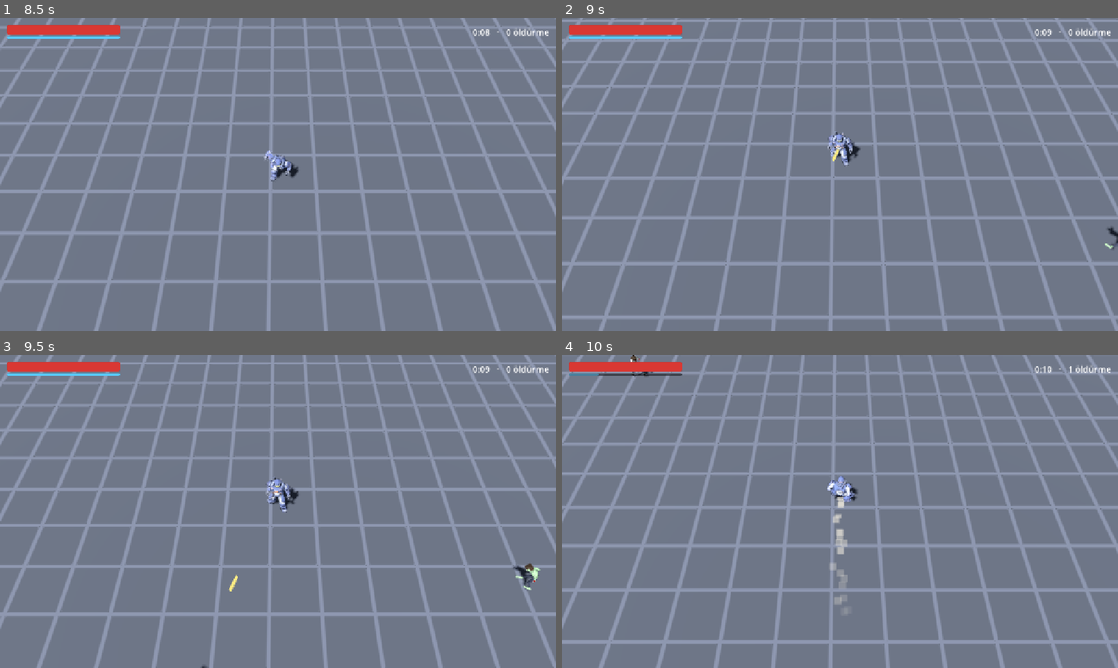
Above: before the commit, frames 1-4 (two rows, left to right).
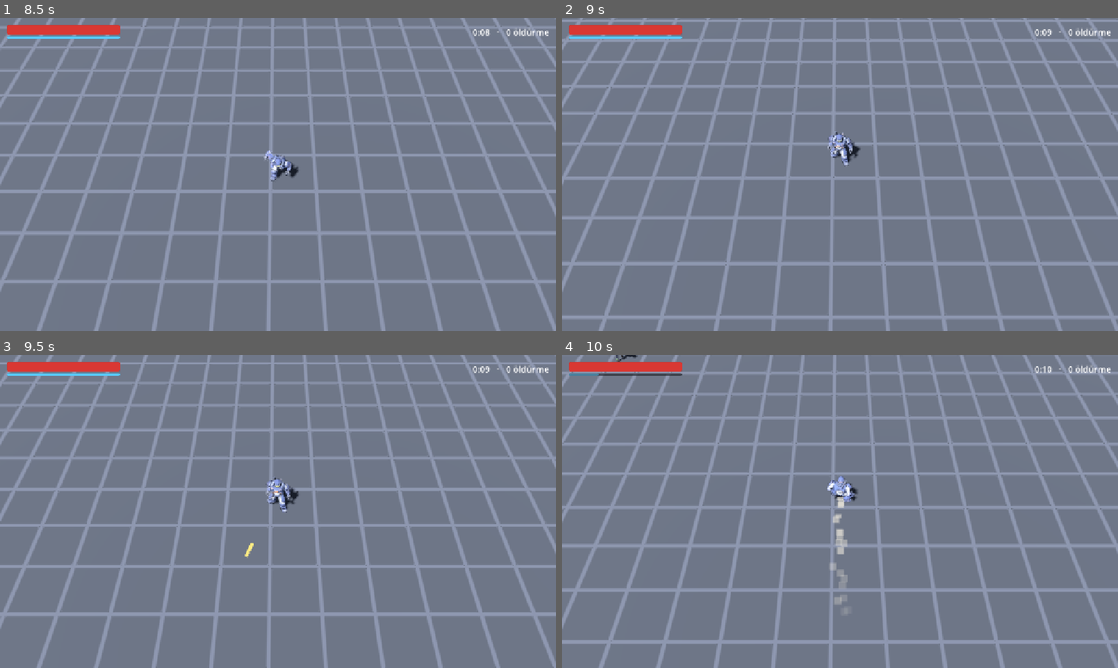
Above: after the commit, the same moments.

Repository: AIVoidLabs/Deadzone-Last-Stand
Game: Godot game, scene res://scenes/main.tscn
Same seed, same stepped clock (60 frames per second), same inputs: the game is played once before the commit and once after it.
Inputs (mouse positions are in pixels of both pictures, inside the frame that each line leads up to):
- Up to frame 1 (8.5 s): tap Enter at 0.5 s; move the mouse to (400, 158) at 0.52 s; hold D (move_right) 0.53-1.25 s; tap Space (dash) at 0.6, 3.6, 6.6 s; click (400, 158) at 0.67 s; drag from (166, 190) to (250, 237) at 1.27 s; move the mouse to (333, 105) at 2.02 s; hold D (move_right) 2.03-2.75 s; tap Alt at 2.1, 5.1, 8.1 s; drag from (250, 237) to (111, 127) at 2.77 s; move the mouse to (444, 221) at 3.52 s; hold A (move_left) 3.53-4.25 s; drag from (111, 127) to (194, 96) at 4.27 s; move the mouse to (305, 174) at 5.02 s; hold S (move_down) 5.03-5.75 s; click (305, 174) at 5.17 s; drag from (194, 96) to (166, 190) at 5.77 s; move the mouse to (400, 158) at 6.52 s; hold W (move_up) 6.53-7.25 s; drag from (166, 190) to (250, 237) at 7.27 s; move the mouse to (333, 105) at 8.02 s; hold S (move_down) from 8.03 s (still down)
- Up to frame 2 (9 s): release S (move_down) at 8.75 s; drag from (812, 237) to (673, 127) at 8.77 s
- Up to frame 3 (9.5 s): no input
- Up to frame 4 (10 s): move the mouse to (1006, 558) at 9.52 s; hold W (move_up) from 9.53 s (still down); tap Space (dash) at 9.6 s; click (1006, 558) at 9.67 s

Frame 1 is identical in both runs. In frame 2, less than 0.1% of the frame differs, in the area x 48-100%, y 41-74%; in frame 3, 0.3%, in the area x 36-98%, y 60-100%; in frame 4, less than 0.1%.

Commit message:
feat: zombi durum makinesi ve hazırlıklı saldırı (4.3) - doğma, kovalama, hazırlık, vuruş, toparlanma
Co-Authored-By: Claude Fable 5.2 <noreply@anthropic.com>

Diff:
--- a/scripts/data/enemy_data.gd
+++ b/scripts/data/enemy_data.gd
@@ -11,6 +11,15 @@
 		"speed": 2.6,
 		"contact_damage": 10.0,
 		"radius": 0.45,
+		# Saldırı (sn ve m): askere temas mesafesinin üstüne attack_range kadar yaklaşınca hazırlanır,
+		# attack_windup sonra vurur; asker o an temas + attack_hit_range içindeyse hasar alır.
+		"attack_range": 0.35,
+		"attack_hit_range": 0.9,
+		"attack_windup": 0.5,
+		"attack_recover": 0.6,
+		# Saldırı klibinde vuruşun indiği an (sn); klip hızı hazırlık süresine göre ayarlanır.
+		"attack_anim_hit_time": 0.7,
+		"spawn_time": 0.9,
 		"height": 1.6,
 		"color": Color(0.42, 0.6, 0.32),
 		# Klip adları ZombieClipData tablosundan; birden çok varsa zombi başına rastgele biri.
--- a/scripts/debug/capture.gd
+++ b/scripts/debug/capture.gd
@@ -5,7 +5,7 @@
 ## --capture-dash=S: görüntüden S saniye önce dash attırır.
 ## --capture-kill=S: görüntüden S saniye önce askeri öldürür (ölüm animasyonu denetimi).
 ## --camera-distance=M: kamera uzaklığını dener (karşılaştırma görüntüleri için).
-## --autopilot: asker ölümsüz, daire çizerek yürür.
+## --autopilot: asker ölümsüz, daire çizerek yürür. --god: asker ölümsüz ama yerinde durur.
 
 var player: Player
 var enemies: EnemyManager
@@ -48,6 +48,8 @@
 			camera.set_distance(arg.trim_prefix("--camera-distance=").to_float())
 		elif arg == "--autopilot":
 			_autopilot = true
+		elif arg == "--god":
+			player.god_mode = true
 		elif arg == "--debug-panel":
 			_show_panel = true
 	if _autopilot:
--- a/scripts/enemies/enemy_manager.gd
+++ b/scripts/enemies/enemy_manager.gd
@@ -27,6 +27,10 @@
 var _damage: PackedFloat32Array = PackedFloat32Array()
 var _radius: PackedFloat32Array = PackedFloat32Array()
 var _alive: PackedByteArray = PackedByteArray()
+var _state: PackedByteArray = PackedByteArray()
+## Süreli durumda kalan süre (sn).
+var _timer: PackedFloat32Array = PackedFloat32Array()
+var _rows: Array[Dictionary] = []
 var _nodes: Array[Zombie] = []
 var _pool: Array[Zombie] = []
 var _dead_count: int = 0
@@ -85,7 +89,7 @@
 
 
 func damage(index: int, amount: float) -> void:
-	if _alive[index] == 0:
+	if _alive[index] == 0 or not ZombieRules.can_take_damage(_state[index] as ZombieRules.State):
 		return
 	_hp[index] -= amount
 	_nodes[index].notify_hit(amount)
@@ -107,8 +111,17 @@
 	_damage.append(row["contact_damage"])
 	_radius.append(r)
 	_alive.append(1)
+	_state.append(ZombieRules.State.INACTIVE)
+	_timer.append(0.0)
+	_rows.append(row)
 	_nodes.append(z)
 	z.activate(Vector3(at.x, 0.0, at.y))
+	var index: int = _nodes.size() - 1
+	z.rotation.y = _yaw_towards(at, player.position_2d())
+	if Tuning.FEATURE_ZOMBIE_SPAWN_RISE:
+		_enter(index, ZombieRules.State.SPAWN, row["spawn_time"])
+	else:
+		_enter(index, ZombieRules.State.CHASE, 0.0)
 
 
 ## Debug ve ölçüm için: üst sınıra bakmadan count kadar zombi doğurur.
@@ -140,30 +153,70 @@
 	var target: Vector2 = player.position_2d()
 	var hittable: bool = player.is_hittable()
 	var solid: bool = not (Tuning.FEATURE_DASH_PASS_THROUGH and player.is_dashing())
+	var windup_attack: bool = Tuning.FEATURE_ZOMBIE_WINDUP_ATTACK
 	for i in _pos.size():
+		if _alive[i] == 0:
+			continue
+		var state: ZombieRules.State = _state[i] as ZombieRules.State
+		if ZombieRules.is_timed(state):
+			_timer[i] -= delta
+			if _timer[i] <= 0.0:
+				state = _on_timer(i, state, target)
 		var p: Vector2 = _pos[i]
 		var dir: Vector2 = Steering.seek(p, target)
 		var speed: float = _speed[i]
-		var vel: Vector2 = dir * speed
-		if Tuning.FEATURE_SEPARATION:
-			vel += Steering.separation(i, _pos, _grid, _radius[i] * 2.0) * Tuning.ENEMY_SEPARATION_STRENGTH
-		p += vel.limit_length(speed * Tuning.ENEMY_MAX_SPEED_FACTOR) * delta
-		# Askerle temas: içine girmez, temas ederse vurur.
+		if ZombieRules.can_move(state):
+			var vel: Vector2 = dir * speed
+			if Tuning.FEATURE_SEPARATION:
+				vel += Steering.separation(i, _pos, _grid, _radius[i] * 2.0) * Tuning.ENEMY_SEPARATION_STRENGTH
+			p += vel.limit_length(speed * Tuning.ENEMY_MAX_SPEED_FACTOR) * delta
+		# Askerle temas: içine girmez.
 		var reach: float = Tuning.PLAYER_RADIUS + _radius[i]
 		var away: Vector2 = p - target
 		var dist: float = away.length()
 		if solid and dist < reach:
-			if hittable:
+			if hittable and not windup_attack:
 				player.take_hit(_damage[i])
 				hittable = player.is_hittable()
 			p = target + (away / dist if dist > 0.0001 else -dir) * reach
+			dist = reach
 		var lim: float = _half - _radius[i]
 		p = p.clamp(Vector2(-lim, -lim), Vector2(lim, lim))
 		_pos[i] = p
 		var node: Zombie = _nodes[i]
 		node.position = Vector3(p.x, 0.0, p.y)
+		if state != ZombieRules.State.CHASE:
+			continue
+		# Yalnız kovalarken döner; hazırlanırken yönü kilitlidir, yana kaçan asker ıskalatır.
 		if dir != Vector2.ZERO:
 			node.rotation.y = atan2(dir.x, dir.y)
+		if windup_attack and ZombieRules.wants_attack(dist, reach, _rows[i]["attack_range"]):
+			_enter(i, ZombieRules.State.WINDUP, _rows[i]["attack_windup"])
+
+
+## Süresi dolan durumdan çıkar; hazırlık bittiyse vuruşu uygular. Dönüş: yeni durum.
+func _on_timer(index: int, state: ZombieRules.State, target: Vector2) -> ZombieRules.State:
+	var row: Dictionary = _rows[index]
+	var next: ZombieRules.State = ZombieRules.after_timer(state)
+	if state == ZombieRules.State.WINDUP:
+		var contact: float = Tuning.PLAYER_RADIUS + _radius[index]
+		if ZombieRules.strike_hits(_pos[index].distance_to(target), contact, row["attack_hit_range"]):
+			player.take_hit(_damage[index])
+		_enter(index, next, row["attack_recover"])
+	else:
+		_enter(index, next, 0.0)
+	return next
+
+
+func _enter(index: int, state: ZombieRules.State, duration: float) -> void:
+	_state[index] = state
+	_timer[index] = duration
+	_nodes[index].enter_state(state, duration)
+
+
+static func _yaw_towards(from: Vector2, to: Vector2) -> float:
+	var dir: Vector2 = Steering.seek(from, to)
+	return atan2(dir.x, dir.y)
 
 
 func _kill(index: int) -> void:
@@ -172,7 +225,7 @@
 	kills += 1
 	var node: Zombie = _nodes[index]
 	enemy_killed.emit(node.position)
-	node.kill()
+	node.deactivate()
 
 
 ## Ölenleri sondan takasla çıkarır. Sondan başa gidildiği için takaslanan hep canlıdır.
@@ -191,6 +244,9 @@
 				_damage[i] = _damage[last]
 				_radius[i] = _radius[last]
 				_alive[i] = _alive[last]
+				_state[i] = _state[last]
+				_timer[i] = _timer[last]
+				_rows[i] = _rows[last]
 				_nodes[i] = _nodes[last]
 			_pos.resize(last)
 			_hp.resize(last)
@@ -198,6 +254,9 @@
 			_damage.resize(last)
 			_radius.resize(last)
 			_alive.resize(last)
+			_state.resize(last)
+			_timer.resize(last)
+			_rows.resize(last)
 			_nodes.resize(last)
 		i -= 1
 	_dead_count = 0
--- a/scripts/enemies/zombie.gd
+++ b/scripts/enemies/zombie.gd
@@ -1,14 +1,14 @@
 class_name Zombie
 extends Node3D
-## Zombi gövdesi: yalnız konum ve yön. Can ve hareket EnemyManager'da;
-## görüntü sinyalle haber alır.
+## Zombi gövdesi: yalnız konum, yön ve durum bildirimi. Can, hareket ve durum geçişleri
+## EnemyManager'da; görüntü sinyalle haber alır.
 
 signal state_changed(new_state: int, old_state: int)
 signal event(event_name: StringName, data: Dictionary)
 
-enum State { INACTIVE, CHASE, DEAD }
-
-var state: State = State.INACTIVE
+var state: ZombieRules.State = ZombieRules.State.INACTIVE
+## Girilen durumun süresi (sn); görüntü animasyonu buna uydurur. Süresiz durumda 0.
+var state_duration: float = 0.0
 
 
 func _init() -> void:
@@ -26,21 +26,22 @@
 	position = at
 	visible = true
 	reset_physics_interpolation()
-	_set_state(State.CHASE)
+
+
+func enter_state(new_state: ZombieRules.State, duration: float = 0.0) -> void:
+	state_duration = duration
+	if new_state == state:
+		return
+	var old: ZombieRules.State = state
+	state = new_state
+	state_changed.emit(new_state, old)
 
 
 func notify_hit(amount: float) -> void:
 	event.emit(&"hit", {"amount": amount})
 
 
-func kill() -> void:
+## Havuza dönüş: görünmez ve durgun.
+func deactivate() -> void:
 	visible = false
-	_set_state(State.DEAD)
-
-
-func _set_state(new_state: State) -> void:
-	if new_state == state:
-		return
-	var old: State = state
-	state = new_state
-	state_changed.emit(new_state, old)
+	enter_state(ZombieRules.State.INACTIVE)
--- a/scripts/enemies/zombie_visual.gd
+++ b/scripts/enemies/zombie_visual.gd
@@ -12,7 +12,8 @@
 
 var _meshes: Array[MeshInstance3D] = []
 var _animation: AnimationPlayer
-var _walk_clips: Array = []
+var _row: Dictionary = {}
+var _body: Zombie
 var _flash_left: float = 0.0
 
 
@@ -25,9 +26,9 @@
 
 
 func _ready() -> void:
-	var body: Zombie = get_parent() as Zombie
-	body.event.connect(_on_event)
-	body.state_changed.connect(_on_state_changed)
+	_body = get_parent() as Zombie
+	_body.event.connect(_on_event)
+	_body.state_changed.connect(_on_state_changed)
 
 
 func _process(delta: float) -> void:
@@ -49,15 +50,25 @@
 
 
 func _on_state_changed(new_state: int, _old_state: int) -> void:
-	if new_state == Zombie.State.CHASE:
-		_start_walk()
-		return
-	_flash_left = 0.0
-	_set_flash(0.0)
-	set_process(false)
-	# Havuzdaki (görünmeyen) zombi animasyon hesaplamasın.
-	if _animation != null:
-		_animation.stop()
+	match new_state:
+		ZombieRules.State.SPAWN:
+			_play_timed(&"anim_spawn", 0.0, _body.state_duration)
+		ZombieRules.State.CHASE:
+			_start_walk()
+		ZombieRules.State.WINDUP:
+			# Klipteki vuruş anı hazırlığın sonuna denk gelsin.
+			_play_timed(&"anim_attack", _row.get("attack_anim_hit_time", 0.0), _body.state_duration)
+		ZombieRules.State.RECOVER:
+			# Saldırı klibi kendi hızında tamamlanır.
+			if _animation != null:
+				_animation.speed_scale = 1.0
+		ZombieRules.State.INACTIVE:
+			_flash_left = 0.0
+			_set_flash(0.0)
+			set_process(false)
+			# Havuzdaki (görünmeyen) zombi animasyon hesaplamasın.
+			if _animation != null:
+				_animation.stop()
 
 
 func _set_flash(value: float) -> void:
@@ -82,6 +93,7 @@
 
 
 func _apply_kind(row: Dictionary) -> void:
+	_row = row
 	var height: float = row["height"]
 	if _animation == null:
 		var box: MeshInstance3D = _meshes[0]
@@ -91,17 +103,37 @@
 		return
 	var size: float = randf_range(1.0 - Tuning.ZOMBIE_SCALE_VARIANCE, 1.0 + Tuning.ZOMBIE_SCALE_VARIANCE)
 	scale = Vector3.ONE * (size * height / Tuning.CHARACTER_MODEL_HEIGHT)
-	_walk_clips = row["anim_walk"]
 
 
 ## Yürüyüşü rastgele bir kareden ve biraz farklı hızda başlatır; sürü aynı adımda yürümez.
 func _start_walk() -> void:
-	if _animation == null or _walk_clips.is_empty():
+	var clip: StringName = _pick_clip(&"anim_walk")
+	if clip == &"":
 		return
 	var variance: float = Tuning.ZOMBIE_ANIM_SPEED_VARIANCE
 	_animation.speed_scale = randf_range(1.0 - variance, 1.0 + variance)
-	_animation.play(ZombieClips.full_name(_walk_clips.pick_random()))
+	_animation.play(clip, Tuning.ZOMBIE_ANIM_BLEND)
 	_animation.seek(randf() * _animation.current_animation_length)
+
+
+## Klibi baştan oynatır; marker_time (0 ise klibin sonu) tam duration saniyede gelecek hızda.
+func _play_timed(row_key: StringName, marker_time: float, duration: float) -> void:
+	var clip: StringName = _pick_clip(row_key)
+	if clip == &"":
+		return
+	var span: float = marker_time if marker_time > 0.0 else _animation.get_animation(clip).length
+	_animation.speed_scale = span / maxf(duration, 0.01)
+	_animation.play(clip, Tuning.ZOMBIE_ANIM_BLEND)
+	_animation.seek(0.0)
+
+
+func _pick_clip(row_key: StringName) -> StringName:
+	if _animation == null:
+		return &""
+	var clips: Array = _row.get(row_key, [])
+	if clips.is_empty():
+		return &""
+	return ZombieClips.full_name(clips.pick_random())
 
 
 static func _material_for(row: Dictionary) -> ShaderMaterial:
--- /dev/null
+++ b/scripts/game/zombie_rules.gd
@@ -0,0 +1,45 @@
+class_name ZombieRules
+extends RefCounted
+## Zombi durum makinesinin saf kuralları. Süreler ve menziller veri tablosundan parametreyle gelir.
+## Akış: SPAWN -> CHASE -> WINDUP -> (vuruş) -> RECOVER -> CHASE; STAGGER araya girer; DYING son.
+
+enum State { INACTIVE, SPAWN, CHASE, WINDUP, RECOVER, STAGGER, DYING }
+
+
+## Süreli bir durumun süresi dolunca geçilecek durum.
+static func after_timer(state: State) -> State:
+	match state:
+		State.WINDUP:
+			return State.RECOVER
+		State.DYING, State.INACTIVE:
+			return State.INACTIVE
+		_:
+			return State.CHASE
+
+
+## Yalnız kovalarken yürür; öbür durumlarda yerinde kalır (itilme ayrı işler).
+static func can_move(state: State) -> bool:
+	return state == State.CHASE
+
+
+static func is_timed(state: State) -> bool:
+	return state != State.CHASE and state != State.INACTIVE
+
+
+static func can_take_damage(state: State) -> bool:
+	return state != State.INACTIVE and state != State.DYING
+
+
+## Vuruşun hazırlığı sendelemeyle bozulur; doğarken ve ölürken sendeleme olmaz.
+static func can_stagger(state: State) -> bool:
+	return state == State.CHASE or state == State.WINDUP or state == State.RECOVER or state == State.STAGGER
+
+
+## contact: iki gövdenin yarıçap toplamı. attack_range: bunun üstüne saldırıyı başlatan pay.
+static func wants_attack(distance: float, contact: float, attack_range: float) -> bool:
+	return distance <= contact + attack_range
+
+
+## Hazırlık bitince vuruş, hedef hâlâ erişim içindeyse iner (kaçıldıysa boşa gider).
+static func strike_hits(distance: float, contact: float, hit_range: float) -> bool:
+	return distance <= contact + hit_range
--- a/scripts/tuning.gd
+++ b/scripts/tuning.gd
@@ -19,6 +19,10 @@
 const FEATURE_PLAYER_MODEL: bool = true
 ## Kapalıyken zombiler Aşama 1'deki kutularla çizilir.
 const FEATURE_ZOMBIE_MODEL: bool = true
+## Zombi saldırısı: açıkken kısa hazırlıktan sonra vurur (kaçılabilir); kapalıyken eski "değince hasar".
+const FEATURE_ZOMBIE_WINDUP_ATTACK: bool = true
+## Zombiler yerden doğrularak doğar; kapalıyken doğrudan yürümeye başlar.
+const FEATURE_ZOMBIE_SPAWN_RISE: bool = true
 ## Asker gövdesinin hıza ve dönüşe göre yatması.
 const FEATURE_PLAYER_LEAN: bool = true
 
@@ -81,6 +85,8 @@
 const ZOMBIE_ANIM_SPEED_VARIANCE: float = 0.15
 ## Zombi boyuna eklenen rastgele pay (±); yalnız görüntü, çarpışma değişmez. 0 = kapalı.
 const ZOMBIE_SCALE_VARIANCE: float = 0.08
+## Zombi klipleri arası geçiş süresi (sn).
+const ZOMBIE_ANIM_BLEND: float = 0.12
 
 # --- Doğma ---
 const SPAWN_INTERVAL_START: float = 1.0
--- /dev/null
+++ b/tests/test_zombie_rules.gd
@@ -0,0 +1,62 @@
+extends GutTest
+
+const S = ZombieRules.State
+
+
+func _walker() -> Dictionary:
+	return EnemyData.get_row(EnemyData.WALKER)
+
+
+func test_attack_cycle_returns_to_chase() -> void:
+	assert_eq(ZombieRules.after_timer(S.SPAWN), S.CHASE)
+	assert_eq(ZombieRules.after_timer(S.WINDUP), S.RECOVER)
+	assert_eq(ZombieRules.after_timer(S.RECOVER), S.CHASE)
+	assert_eq(ZombieRules.after_timer(S.STAGGER), S.CHASE)
+	assert_eq(ZombieRules.after_timer(S.DYING), S.INACTIVE)
+
+
+func test_only_chase_moves_and_is_untimed() -> void:
+	for state: int in S.values():
+		assert_eq(ZombieRules.can_move(state), state == S.CHASE)
+	assert_false(ZombieRules.is_timed(S.CHASE))
+	assert_true(ZombieRules.is_timed(S.WINDUP))
+	assert_true(ZombieRules.is_timed(S.SPAWN))
+
+
+func test_dying_and_inactive_take_no_damage() -> void:
+	assert_false(ZombieRules.can_take_damage(S.DYING))
+	assert_false(ZombieRules.can_take_damage(S.INACTIVE))
+	assert_true(ZombieRules.can_take_damage(S.SPAWN))
+	assert_true(ZombieRules.can_take_damage(S.WINDUP))
+
+
+func test_stagger_interrupts_attack_but_not_spawn_or_death() -> void:
+	assert_true(ZombieRules.can_stagger(S.WINDUP))
+	assert_true(ZombieRules.can_stagger(S.CHASE))
+	assert_false(ZombieRules.can_stagger(S.SPAWN))
+	assert_false(ZombieRules.can_stagger(S.DYING))
+
+
+func test_attack_starts_within_range_only() -> void:
+	var row: Dictionary = _walker()
+	var contact: float = Tuning.PLAYER_RADIUS + float(row["radius"])
+	var attack_range: float = row["attack_range"]
+	assert_true(ZombieRules.wants_attack(contact, contact, attack_range))
+	assert_true(ZombieRules.wants_attack(contact + attack_range, contact, attack_range))
+	assert_false(ZombieRules.wants_attack(contact + attack_range + 0.01, contact, attack_range))
+
+
+func test_strike_misses_when_target_left_reach() -> void:
+	var row: Dictionary = _walker()
+	var contact: float = Tuning.PLAYER_RADIUS + float(row["radius"])
+	var hit_range: float = row["attack_hit_range"]
+	assert_true(ZombieRules.strike_hits(contact + hit_range * 0.5, contact, hit_range))
+	assert_false(ZombieRules.strike_hits(contact + hit_range + 0.01, contact, hit_range))
+
+
+func test_player_can_walk_out_of_a_windup() -> void:
+	# Hazırlık süresince koşan asker vuruş erişiminden çıkabilmeli; yoksa saldırıdan kaçılamaz.
+	var row: Dictionary = _walker()
+	var escape: float = Tuning.PLAYER_SPEED * float(row["attack_windup"])
+	assert_gt(escape, float(row["attack_hit_range"]))
+	assert_gt(float(row["attack_hit_range"]), float(row["attack_range"]))
--- /dev/null
+++ b/tools/godot/clip_info.gd
@@ -0,0 +1,17 @@
+extends SceneTree
+## Animasyon kütüphanelerindeki kliplerin süresini ve döngü bilgisini yazar.
+## Çalıştırma: godot --headless --path . -s res://tools/godot/clip_info.gd
+
+const LIBRARIES: Dictionary = {
+	"ual1": "res://assets/models/anim/ual1.glb",
+	"ual2": "res://assets/models/anim/ual2.glb",
+}
+
+
+func _init() -> void:
+	for library_name: String in LIBRARIES:
+		var library: AnimationLibrary = load(LIBRARIES[library_name]) as AnimationLibrary
+		for clip: StringName in library.get_animation_list():
+			var animation: Animation = library.get_animation(clip)
+			print("CLIP %s/%s  %.2f sn  %s" % [library_name, clip, animation.length, "döngü" if animation.loop_mode != Animation.LOOP_NONE else "tek"])
+	quit()
Not shown, changed: assets/models/characters/zombie_walker_zombie_palette.png.import
Not shown, added: scripts/game/zombie_rules.gd.uid
Not shown, added: tests/test_zombie_rules.gd.uid
Not shown, added: tools/godot/clip_info.gd.uid
